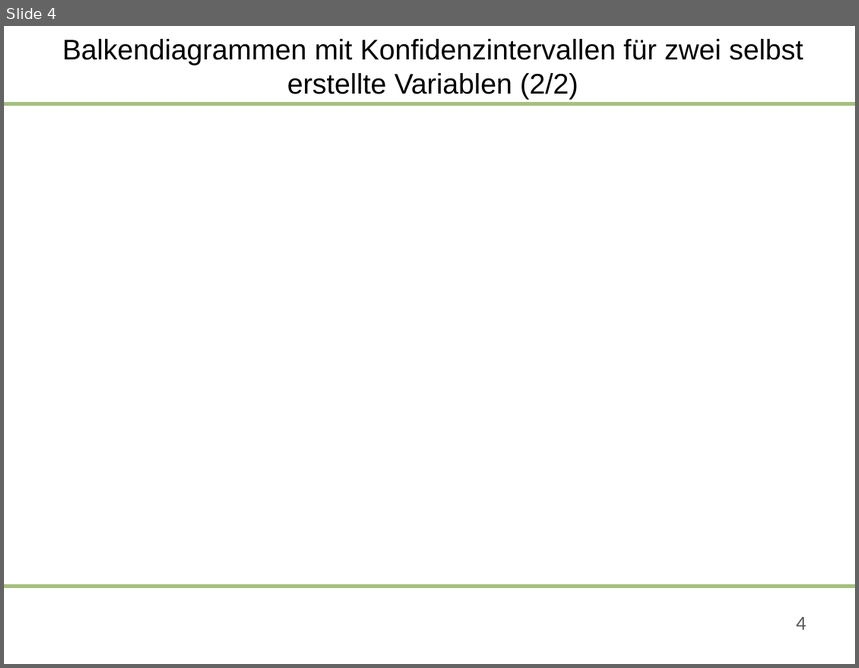
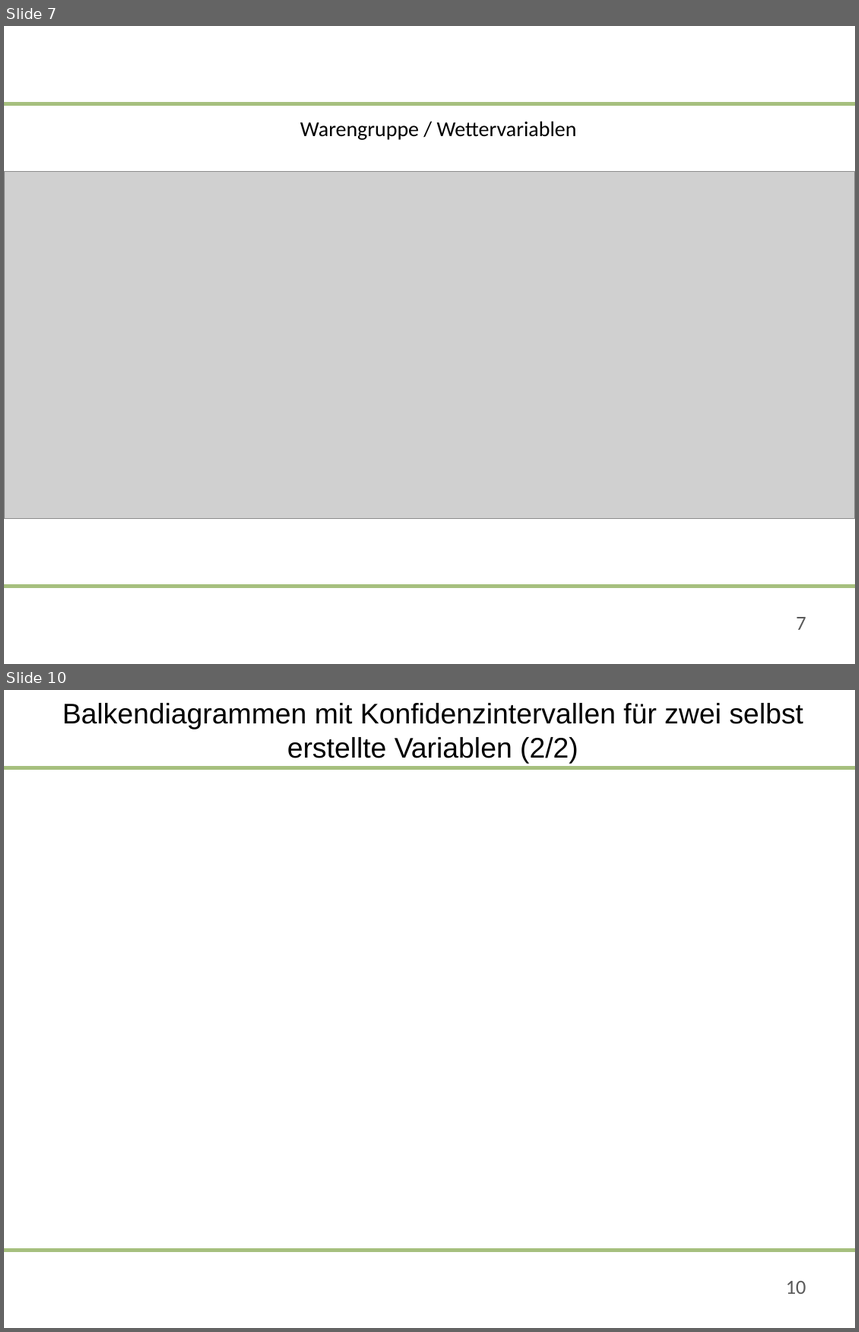
Before and after one commit to saludwig26/Data-science-Team-5-1, a slide deck: 09-06-2020-Präsentation_Team 5.pptx. Shown one above the other, each under a label of ours: slide 4 before the commit, slides 7 and 10 after it; the slides between them are not shown. The pictures are 859x668 and 859x1332 pixels, drawn with LibreOffice and Linux fonts; fonts in the diff are those of the drawing; grey boxes stand for pictures; background and template pictures are left out. Boxes give left, top, right and bottom in pixels: in the first picture for what was removed or moved away, otherwise in the second. Text is boxed around its words. In the diff, an @@ line names an element or a change of style, - is before the commit and + after.

```diff
--- a/09-06-2020-Präsentation_Team 5.pptx
+++ b/09-06-2020-Präsentation_Team 5.pptx
@@ slide 7 added at [4,26,855,664], background #FFFFFF; not listed: 2 template elements that a slide beside it also shows @@
@@ text added at [300,121,577,140], 18 pt, text #000000 @@
+Warengruppe / Wettervariablen
@@ picture added at [4,172,855,520] @@
@@ page number added at [796,617,806,630], 17 pt, text #595959 @@
+7
@@ what was slide 4 is now slide 10 @@
@@ page number at [786,1281,807,1294]: text changed @@
-4
+10
```
Also in this commit, not shown: 5 slides changed, 3 other slides added.
